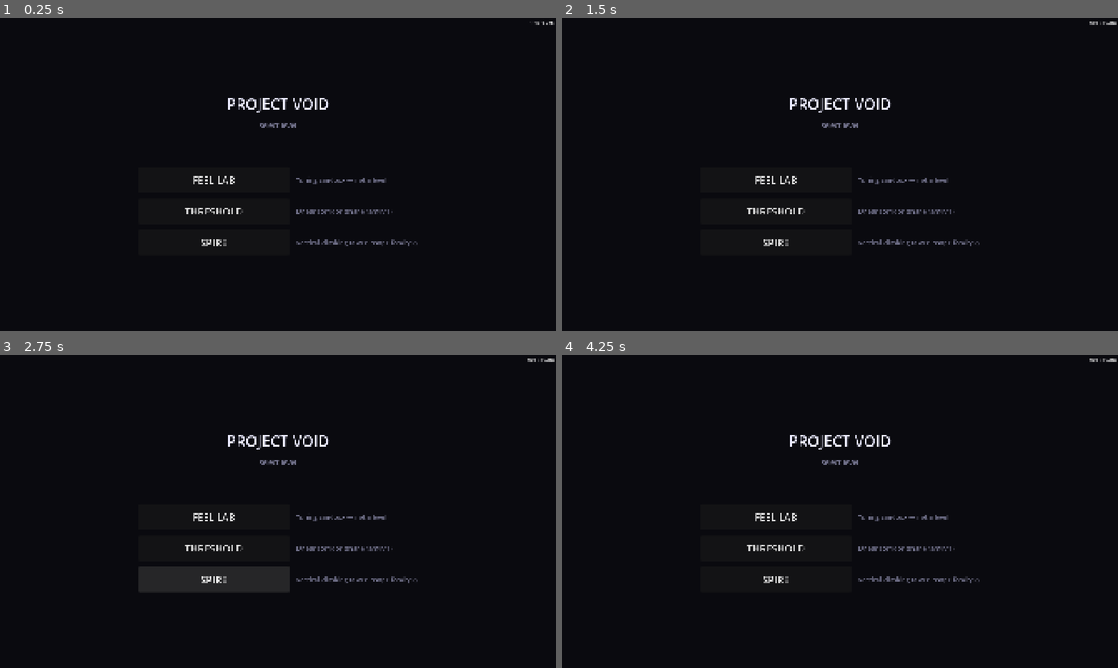
Above: before the commit, frames 1-4 (two rows, left to right).
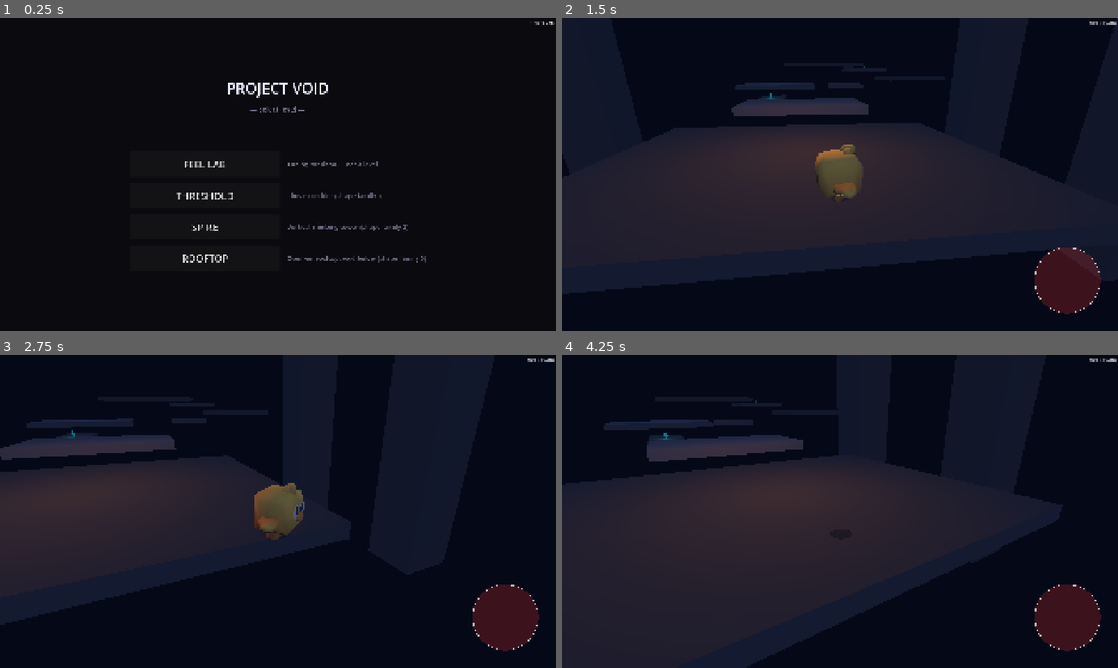
Above: after the commit, the same moments.

Repository: Adam-Vozzo/mobile-game-6
Game: Godot game, scene res://scenes/ui/level_select.tscn
Two runs of this game, one before a commit and one after it. Both use one fixed random seed, a clock stepped at 60 frames per second and the inputs below.
Inputs (mouse positions are in pixels of both pictures, inside the frame that each line leads up to):
- Up to frame 1 (0.25 s): no input
- Up to frame 2 (1.5 s): click (767, 259) at 0.5 s, where only the run after the commit has a clickable "ROOFTOP"; tap Enter at 1.25 s; move the mouse to (962, 158) at 1.27 s; hold Right (move_right) from 1.28 s (still down); tap E (air_dash) at 1.35 s; click (962, 158) at 1.42 s
- Up to frame 3 (2.75 s): tap Space (jump) at 1.52, 1.82 s; release Right (move_right) at 2 s; drag from (166, 527) to (250, 574) at 2.02 s
- Up to frame 4 (4.25 s): move the mouse to (895, 442) at 2.77 s; hold Right (move_right) 2.78-3.5 s; hold Shift 2.78-3.5 s; drag from (812, 574) to (673, 464) at 3.52 s

The runs differ from the first frame. In frame 1, 2.5% of the frame differs, in the area x 31-77%, y 20-79%; in frame 2, 55%, in the area x 0-100%, y 0-95%; in frame 3, 42%; in frame 4, 54%.

Commit message:
feat: Rooftop level — open-air rooftop shape-family (iter 98)
scenes/levels/rooftop.tscn + scripts/levels/rooftop.gd: shape-family 3
of the Gate 1 direction-finding breadth pass. Exposed megastructure roof
plate — no walls, no ceiling, void below on all sides. 8 platforms on a
45-second skilled par route: SpawnSlab → FragA → BeamB (narrow, 2.5 m
wide) → SlabC (checkpoint) → MovingPlatE (E-W bridge, 4 m travel, 4 s) →
EastPost → StepG → RelayPad (win). 2 data shards. 4 atmospheric columns
in fog for megastructure scale. Cold-blue ambient → biolume-cyan at
relay beacon. Gaps calibrated for Snappy profile (0.5 – 2.5 m Z gaps,
+1 m height steps). Level selector + dev-menu Load Level updated.

https://claude.ai/code/session_01BjshjRhXGt9D3zmWqv5ZHb

Diff:
--- /dev/null
+++ b/scenes/levels/rooftop.tscn
@@ -0,0 +1,257 @@
+[gd_scene load_steps=34 format=3]
+
+[ext_resource type="Script" path="res://scripts/levels/rooftop.gd" id="1_roof"]
+[ext_resource type="Script" path="res://scripts/levels/checkpoint.gd" id="2_cp"]
+[ext_resource type="Script" path="res://scripts/levels/win_state.gd" id="3_win"]
+[ext_resource type="PackedScene" path="res://scenes/player/player.tscn" id="4_player"]
+[ext_resource type="PackedScene" path="res://scenes/player/camera_rig.tscn" id="5_camrig"]
+[ext_resource type="PackedScene" path="res://scenes/ui/touch_overlay.tscn" id="6_touch"]
+[ext_resource type="Material" path="res://resources/materials/mat_concrete.tres" id="7_matC"]
+[ext_resource type="Material" path="res://resources/materials/mat_concrete_dark.tres" id="8_matCd"]
+[ext_resource type="Script" path="res://scripts/levels/moving_platform.gd" id="9_movp"]
+[ext_resource type="Script" path="res://scripts/levels/ghost_trail_renderer.gd" id="10_ghost"]
+[ext_resource type="Script" path="res://tools/debug/player_debug_draw.gd" id="11_dbg"]
+[ext_resource type="PackedScene" path="res://scenes/levels/data_shard.tscn" id="12_shard"]
+
+[sub_resource type="Environment" id="Env_Roof"]
+background_mode = 1
+background_color = Color(0.04, 0.05, 0.09, 1)
+ambient_light_source = 2
+ambient_light_color = Color(0.20, 0.24, 0.35, 1)
+ambient_light_energy = 0.35
+tonemap_mode = 2
+fog_enabled = true
+fog_light_color = Color(0.06, 0.08, 0.14, 1)
+fog_light_energy = 1.0
+fog_density = 0.065
+fog_aerial_perspective = 0.6
+fog_sky_affect = 0.0
+
+[sub_resource type="BoxMesh" id="Mesh_SpawnSlab"]
+material = ExtResource("8_matCd")
+size = Vector3(14, 0.5, 12)
+
+[sub_resource type="BoxShape3D" id="Shape_SpawnSlab"]
+size = Vector3(14, 0.5, 12)
+
+[sub_resource type="BoxMesh" id="Mesh_FragA"]
+material = ExtResource("7_matC")
+size = Vector3(8, 0.5, 5)
+
+[sub_resource type="BoxShape3D" id="Shape_FragA"]
+size = Vector3(8, 0.5, 5)
+
+[sub_resource type="BoxMesh" id="Mesh_BeamB"]
+material = ExtResource("8_matCd")
+size = Vector3(2.5, 0.5, 8)
+
+[sub_resource type="BoxShape3D" id="Shape_BeamB"]
+size = Vector3(2.5, 0.5, 8)
+
+[sub_resource type="BoxMesh" id="Mesh_SlabC"]
+material = ExtResource("7_matC")
+size = Vector3(9, 0.5, 7)
+
+[sub_resource type="BoxShape3D" id="Shape_SlabC"]
+size = Vector3(9, 0.5, 7)
+
+[sub_resource type="BoxMesh" id="Mesh_MovPlatE"]
+material = ExtResource("7_matC")
+size = Vector3(4, 0.5, 3)
+
+[sub_resource type="BoxShape3D" id="Shape_MovPlatE"]
+size = Vector3(4, 0.5, 3)
+
+[sub_resource type="BoxMesh" id="Mesh_EastPost"]
+material = ExtResource("8_matCd")
+size = Vector3(7, 0.5, 7)
+
+[sub_resource type="BoxShape3D" id="Shape_EastPost"]
+size = Vector3(7, 0.5, 7)
+
+[sub_resource type="BoxMesh" id="Mesh_StepG"]
+material = ExtResource("7_matC")
+size = Vector3(6, 0.5, 6)
+
+[sub_resource type="BoxShape3D" id="Shape_StepG"]
+size = Vector3(6, 0.5, 6)
+
+[sub_resource type="BoxMesh" id="Mesh_RelayPad"]
+material = ExtResource("8_matCd")
+size = Vector3(14, 0.5, 10)
+
+[sub_resource type="BoxShape3D" id="Shape_RelayPad"]
+size = Vector3(14, 0.5, 10)
+
+[sub_resource type="BoxMesh" id="Mesh_Column"]
+material = ExtResource("8_matCd")
+size = Vector3(8, 80, 8)
+
+[sub_resource type="BoxShape3D" id="Shape_Checkpoint"]
+size = Vector3(8, 3, 6)
+
+[sub_resource type="BoxShape3D" id="Shape_WinState"]
+size = Vector3(12, 3, 8)
+
+[node name="Rooftop" type="Node3D"]
+script = ExtResource("1_roof")
+
+[node name="WorldEnv" type="WorldEnvironment" parent="."]
+environment = SubResource("Env_Roof")
+
+[node name="KeyLight" type="DirectionalLight3D" parent="."]
+transform = Transform3D(1, 0, 0, 0, 0.766, 0.643, 0, -0.643, 0.766, 0, 30, 0)
+light_color = Color(0.55, 0.65, 0.90, 1)
+light_energy = 0.30
+shadow_enabled = false
+
+[node name="Lights" type="Node3D" parent="."]
+
+[node name="SpawnLight" type="OmniLight3D" parent="Lights"]
+transform = Transform3D(1, 0, 0, 0, 1, 0, 0, 0, 1, 0, 4, 0)
+light_color = Color(0.85, 0.55, 0.20, 1)
+light_energy = 3.0
+omni_range = 12.0
+
+[node name="MidLight" type="OmniLight3D" parent="Lights"]
+transform = Transform3D(1, 0, 0, 0, 1, 0, 0, 0, 1, -3, 4, -27)
+light_color = Color(0.40, 0.50, 0.85, 1)
+light_energy = 2.5
+omni_range = 14.0
+
+[node name="RelayLight" type="OmniLight3D" parent="Lights"]
+transform = Transform3D(1, 0, 0, 0, 1, 0, 0, 0, 1, 4, 7, -46)
+light_color = Color(0.20, 0.75, 0.65, 1)
+light_energy = 3.5
+omni_range = 16.0
+
+[node name="VoidGlow" type="OmniLight3D" parent="Lights"]
+transform = Transform3D(1, 0, 0, 0, 1, 0, 0, 0, 1, 0, -5, -23)
+light_color = Color(0.80, 0.45, 0.12, 1)
+light_energy = 1.5
+omni_range = 20.0
+
+[node name="PlayerSpawn" type="Marker3D" parent="."]
+transform = Transform3D(1, 0, 0, 0, 1, 0, 0, 0, 1, 0, 1, 4)
+
+[node name="Player" parent="." instance=ExtResource("4_player")]
+transform = Transform3D(1, 0, 0, 0, 1, 0, 0, 0, 1, 0, 1, 4)
+
+[node name="CameraRig" parent="." instance=ExtResource("5_camrig")]
+target_path = NodePath("../Player")
+
+[node name="TouchOverlay" parent="." instance=ExtResource("6_touch")]
+
+[node name="PlayerDebugDraw" type="MeshInstance3D" parent="."]
+script = ExtResource("11_dbg")
+
+[node name="GhostTrailRenderer" type="Node3D" parent="."]
+script = ExtResource("10_ghost")
+
+[node name="Platforms" type="Node3D" parent="."]
+
+[node name="SpawnSlab" type="StaticBody3D" parent="Platforms"]
+transform = Transform3D(1, 0, 0, 0, 1, 0, 0, 0, 1, 0, -0.25, 0)
+[node name="Mesh" type="MeshInstance3D" parent="Platforms/SpawnSlab"]
+mesh = SubResource("Mesh_SpawnSlab")
+[node name="Collider" type="CollisionShape3D" parent="Platforms/SpawnSlab"]
+shape = SubResource("Shape_SpawnSlab")
+
+[node name="FragA" type="StaticBody3D" parent="Platforms"]
+transform = Transform3D(1, 0, 0, 0, 1, 0, 0, 0, 1, 0, 0.75, -9)
+[node name="Mesh" type="MeshInstance3D" parent="Platforms/FragA"]
+mesh = SubResource("Mesh_FragA")
+[node name="Collider" type="CollisionShape3D" parent="Platforms/FragA"]
+shape = SubResource("Shape_FragA")
+
+[node name="BeamB" type="StaticBody3D" parent="Platforms"]
+transform = Transform3D(1, 0, 0, 0, 1, 0, 0, 0, 1, -3, 0.25, -18)
+[node name="Mesh" type="MeshInstance3D" parent="Platforms/BeamB"]
+mesh = SubResource("Mesh_BeamB")
+[node name="Collider" type="CollisionShape3D" parent="Platforms/BeamB"]
+shape = SubResource("Shape_BeamB")
+
+[node name="SlabC" type="StaticBody3D" parent="Platforms"]
+transform = Transform3D(1, 0, 0, 0, 1, 0, 0, 0, 1, -3, 1.25, -27)
+[node name="Mesh" type="MeshInstance3D" parent="Platforms/SlabC"]
+mesh = SubResource("Mesh_SlabC")
+[node name="Collider" type="CollisionShape3D" parent="Platforms/SlabC"]
+shape = SubResource("Shape_SlabC")
+
+[node name="MovingPlatE" type="AnimatableBody3D" parent="Platforms"]
+transform = Transform3D(1, 0, 0, 0, 1, 0, 0, 0, 1, 4, 1.25, -27)
+script = ExtResource("9_movp")
+travel = Vector3(4, 0, 0)
+period_seconds = 4.0
+[node name="Mesh" type="MeshInstance3D" parent="Platforms/MovingPlatE"]
+mesh = SubResource("Mesh_MovPlatE")
+[node name="Collider" type="CollisionShape3D" parent="Platforms/MovingPlatE"]
+shape = SubResource("Shape_MovPlatE")
+
+[node name="EastPost" type="StaticBody3D" parent="Platforms"]
+transform = Transform3D(1, 0, 0, 0, 1, 0, 0, 0, 1, 14, 2.25, -27)
+[node name="Mesh" type="MeshInstance3D" parent="Platforms/EastPost"]
+mesh = SubResource("Mesh_EastPost")
+[node name="Collider" type="CollisionShape3D" parent="Platforms/EastPost"]
+shape = SubResource("Shape_EastPost")
+
+[node name="StepG" type="StaticBody3D" parent="Platforms"]
+transform = Transform3D(1, 0, 0, 0, 1, 0, 0, 0, 1, 10, 3.25, -36)
+[node name="Mesh" type="MeshInstance3D" parent="Platforms/StepG"]
+mesh = SubResource("Mesh_StepG")
+[node name="Collider" type="CollisionShape3D" parent="Platforms/StepG"]
+shape = SubResource("Shape_StepG")
+
+[node name="RelayPad" type="StaticBody3D" parent="Platforms"]
+transform = Transform3D(1, 0, 0, 0, 1, 0, 0, 0, 1, 4, 4.25, -46)
+[node name="Mesh" type="MeshInstance3D" parent="Platforms/RelayPad"]
+mesh = SubResource("Mesh_RelayPad")
+[node name="Collider" type="CollisionShape3D" parent="Platforms/RelayPad"]
+shape = SubResource("Shape_RelayPad")
+
+[node name="Atmosphere" type="Node3D" parent="."]
+
+[node name="ColW1" type="MeshInstance3D" parent="Atmosphere"]
+transform = Transform3D(1, 0, 0, 0, 1, 0, 0, 0, 1, -38, 20, -15)
+mesh = SubResource("Mesh_Column")
+
+[node name="ColW2" type="MeshInstance3D" parent="Atmosphere"]
+transform = Transform3D(1, 0, 0, 0, 1, 0, 0, 0, 1, -35, 20, -42)
+mesh = SubResource("Mesh_Column")
+
+[node name="ColE1" type="MeshInstance3D" parent="Atmosphere"]
+transform = Transform3D(1, 0, 0, 0, 1, 0, 0, 0, 1, 38, 20, -15)
+mesh = SubResource("Mesh_Column")
+
+[node name="ColE2" type="MeshInstance3D" parent="Atmosphere"]
+transform = Transform3D(1, 0, 0, 0, 1, 0, 0, 0, 1, 35, 20, -42)
+mesh = SubResource("Mesh_Column")
+
+[node name="Shards" type="Node3D" parent="."]
+
+[node name="Shard1" parent="Shards" instance=ExtResource("12_shard")]
+transform = Transform3D(1, 0, 0, 0, 1, 0, 0, 0, 1, -3, 0.75, -18)
+
+[node name="Shard2" parent="Shards" instance=ExtResource("12_shard")]
+transform = Transform3D(1, 0, 0, 0, 1, 0, 0, 0, 1, 10, 3.75, -36)
+
+[node name="CheckPoint" type="Area3D" parent="."]
+transform = Transform3D(1, 0, 0, 0, 1, 0, 0, 0, 1, -3, 3.0, -27)
+script = ExtResource("2_cp")
+checkpoint_id = &"mid_traverse"
+collision_layer = 0
+collision_mask = 2
+monitoring = true
+monitorable = false
+[node name="Shape" type="CollisionShape3D" parent="CheckPoint"]
+shape = SubResource("Shape_Checkpoint")
+
+[node name="WinState" type="Area3D" parent="."]
+transform = Transform3D(1, 0, 0, 0, 1, 0, 0, 0, 1, 4, 6.0, -46)
+script = ExtResource("3_win")
+collision_layer = 0
+collision_mask = 2
+monitoring = true
+monitorable = false
+[node name="Shape" type="CollisionShape3D" parent="WinState"]
+shape = SubResource("Shape_WinState")
--- /dev/null
+++ b/scripts/levels/rooftop.gd
@@ -0,0 +1,59 @@
+extends Node3D
+## Rooftop — Gate 1 level candidate, shape-family: open-air rooftop.
+##
+## Parti: the Stray emerges onto the exposed top surface of a megastructure floor
+## plate through a maintenance hatch. The roof is a shattered expanse of concrete
+## fragments, service beams, and catwalks with no enclosing walls. The void —
+## total darkness — is below on all sides. Navigation means reading the broken
+## architecture to find a path across to a raised comms relay beacon.
+##
+## Shape family: open horizontal traversal over a void (no walls, no ceiling).
+## Compare to Threshold (linear corridor, enclosed) and Spire (vertical shaft).
+## The camera copes with open space; the depth cue is the void below.
+##
+## Layout (north = −Z):
+##   SpawnSlab → FragA → BeamB (narrow) → SlabC (CP) →
+##   [MovPlatE bridge east] → EastPost → StepG → RelayPad (WIN)
+##
+## Skill target: ~45 s skilled / ~2 min new player.
+## One checkpoint on SlabC (mid-traverse).
+
+@export var spawn_marker_path: NodePath = ^"PlayerSpawn"
+## Placeholder; calibrate from first on-device wall-clock run (3–5 deaths).
+@export var par_time_seconds: float = 45.0
+
+@onready var _spawn: Marker3D = get_node_or_null(spawn_marker_path) as Marker3D
+
+var _results_panel: ResultsPanel = null
+
+
+func _ready() -> void:
+	if _spawn != null:
+		for player: Node in get_tree().get_nodes_in_group(&"player"):
+			if player is Node3D:
+				(player as Node3D).global_transform = _spawn.global_transform
+	if has_node("/root/Game"):
+		Game.current_level_path = scene_file_path
+		Game.shards_total = get_tree().get_nodes_in_group(&"data_shard").size()
+		Game.level_completed.connect(_on_level_completed)
+		Game.start_run()
+	_results_panel = ResultsPanel.new()
+	add_child(_results_panel)
+	if has_node("/root/Audio"):
+		Audio.set_ambient_zone(1)
+
+
+func _on_level_completed() -> void:
+	if _results_panel != null:
+		_results_panel.show_results(
+			Game.run_time_seconds,
+			par_time_seconds,
+			Game.shards_collected,
+			Game.shards_total,
+		)
+
+
+func get_spawn_transform() -> Transform3D:
+	if _spawn != null:
+		return _spawn.global_transform
+	return Transform3D.IDENTITY
--- a/scripts/ui/level_select.gd
+++ b/scripts/ui/level_select.gd
@@ -19,6 +19,11 @@
 		"name": "SPIRE",
 		"path": "res://scenes/levels/spire.tscn",
 		"desc": "Vertical climbing tower (shape family 2)",
+	},
+	{
+		"name": "ROOFTOP",
+		"path": "res://scenes/levels/rooftop.tscn",
+		"desc": "Open-air rooftop, void below (shape family 3)",
 	},
 ]
 
--- a/tools/dev_menu/dev_menu_overlay.gd
+++ b/tools/dev_menu/dev_menu_overlay.gd
@@ -284,6 +284,7 @@
 	var levels: Array[Dictionary] = [
 		{"label": "Threshold (Gate 1)", "path": "res://scenes/levels/threshold.tscn"},
 		{"label": "Spire (tower)",      "path": "res://scenes/levels/spire.tscn"},
+		{"label": "Rooftop (void)",     "path": "res://scenes/levels/rooftop.tscn"},
 		{"label": "Feel Lab",           "path": "res://scenes/levels/feel_lab.tscn"},
 	]
 	for entry: Dictionary in levels:
Not shown, added: scripts/levels/rooftop.gd.uid
Not shown, changed: README.md
Not shown, changed: docs/PLAN.md
